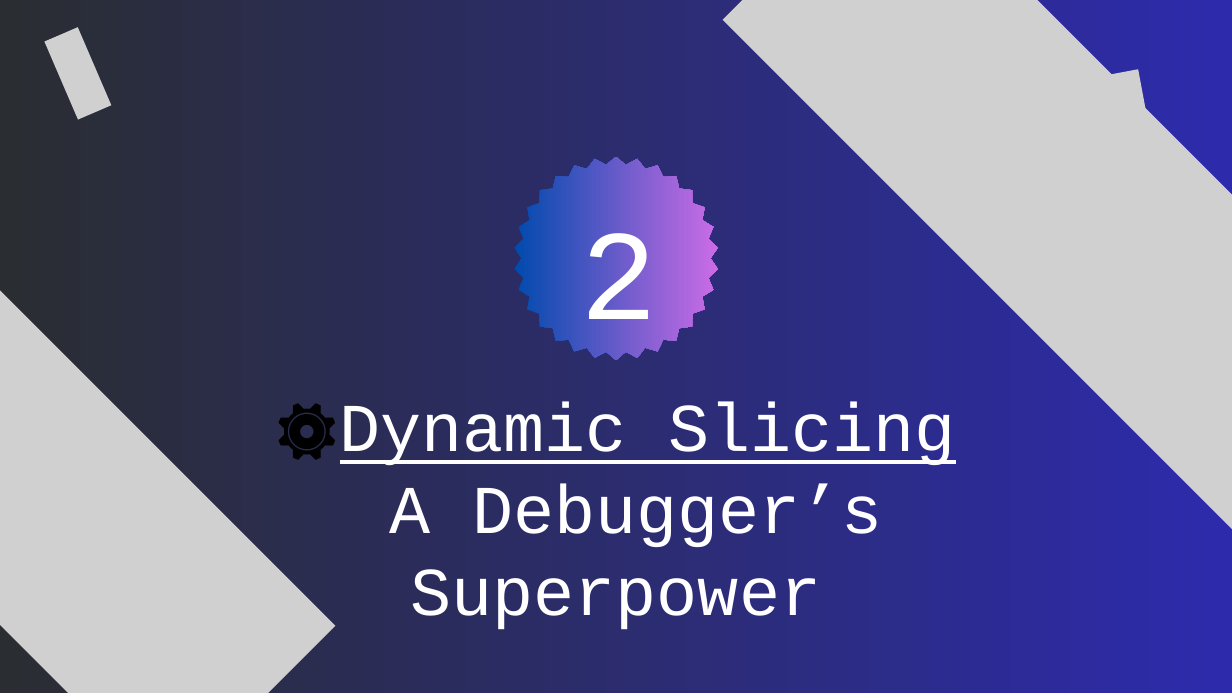
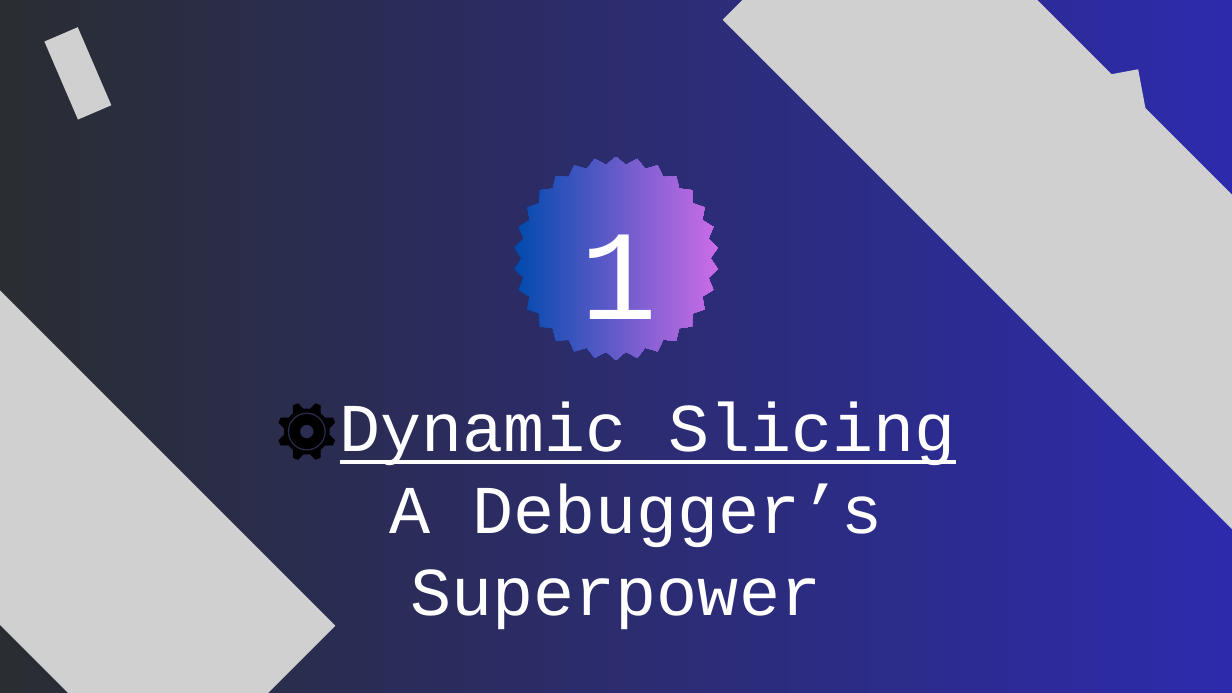
Before and after one commit to soen691winter2025/paperpresentationslides-Shine-23, a slide deck: slide 2 of Using Compressed Bytecode Traces for Slicing Java Programs.pptx (slide 5 before the commit). Drawn at 1232x693 pixels with LibreOffice and Linux fonts; fonts in the diff are those of the drawing; grey boxes stand for pictures. Boxes give left, top, right and bottom in pixels: in the first picture for what was removed or moved away, otherwise in the second. Text is boxed around its words. In the diff, an @@ line names an element or a change of style, - is before the commit and + after.

```diff
--- a/Using Compressed Bytecode Traces for Slicing Java Programs.pptx
+++ b/Using Compressed Bytecode Traces for Slicing Java Programs.pptx
@@ text at [581,227,658,354]: text changed @@
-2
+1
```
Also in this commit, not shown: 2 other slides changed.
